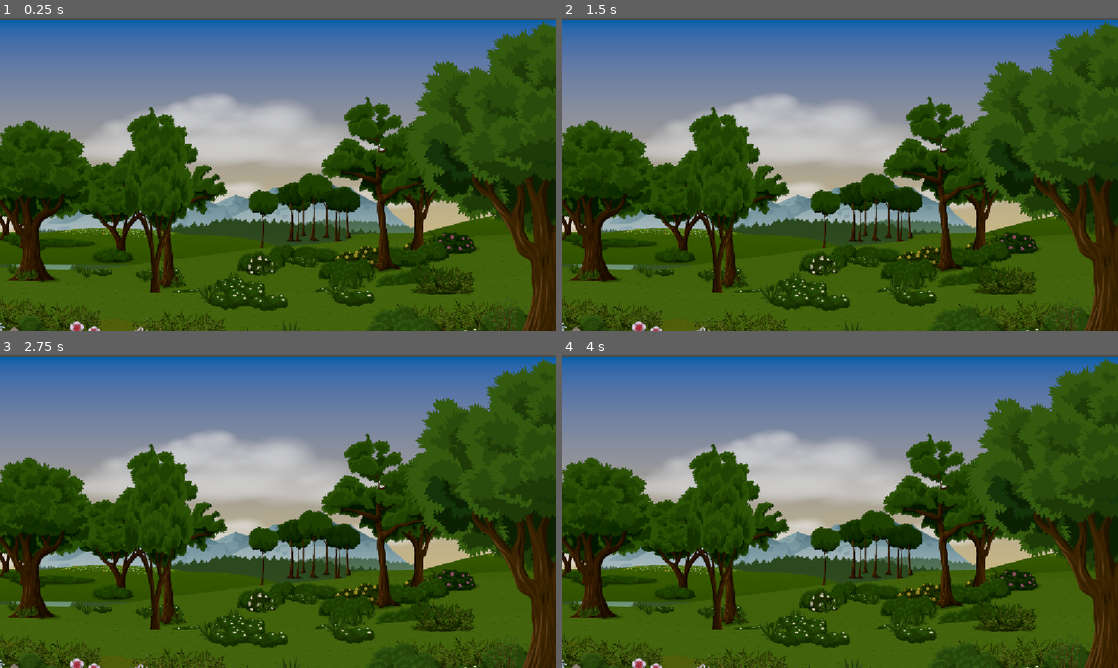
Above: before the commit, frames 1-4 (two rows, left to right).
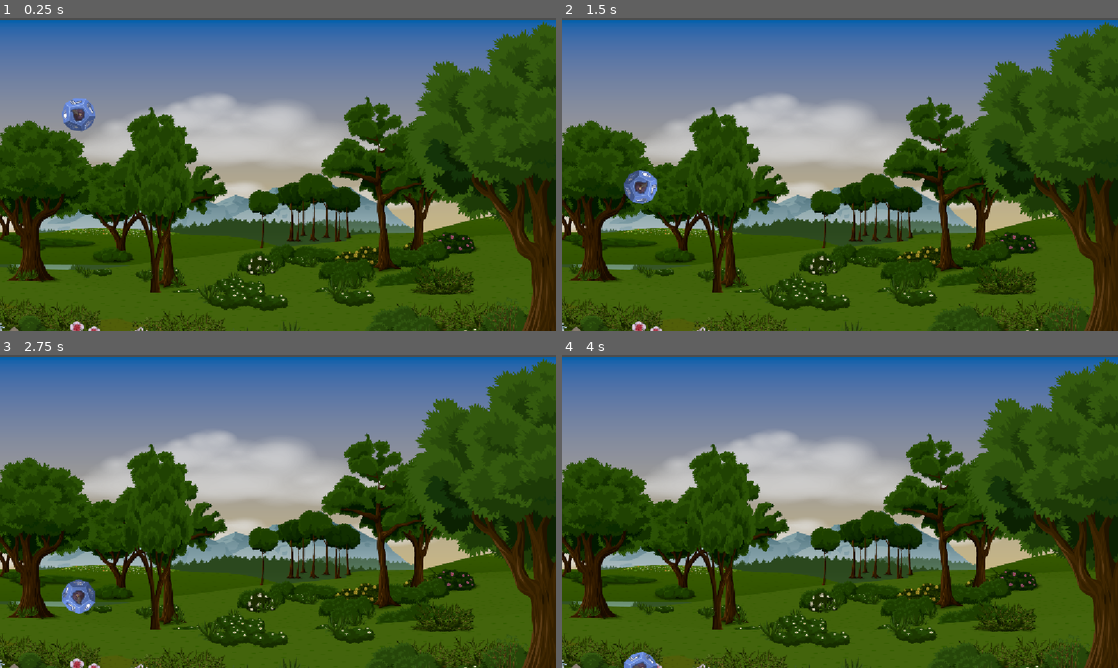
Above: after the commit, the same moments.

Repository: Havolt/jumpstart-godot
Game: Godot game, scene res://Scenes/Game/Game.tscn
Same seed, same stepped clock (60 frames per second), same inputs: the game is played once before the commit and once after it. Before the commit the project starts from res://scenes/game.tscn.
Inputs:
- Up to frame 1 (0.25 s): no input
- Up to frame 2 (1.5 s): no input
- Up to frame 3 (2.75 s): no input
- Up to frame 4 (4 s): no input

The runs differ from the first frame. In frame 1, 0.5% of the frame differs, in the area x 11-18%, y 25-37%; in frame 2, 0.5%; in frame 3, 0.5%, in the area x 11-18%, y 71-83%; in frame 4, 0.2%.

Commit message:
Setup Dice to fall and rotate

Diff:
--- /dev/null
+++ b/DiceCatcher/Resources/DiceCollisionShape.tres
@@ -0,0 +1,4 @@
+[gd_resource type="CircleShape2D" format=3 uid="uid://86u3efo24jxw"]
+
+[resource]
+radius = 40.0
--- /dev/null
+++ b/DiceCatcher/Scenes/Dice/Dice.gd
@@ -0,0 +1,17 @@
+extends Area2D
+
+const SPEED = 2.0
+const ROTATION_SPEED = 5.0
+var ROTATION_DIRECTION = 1 if randi() % 2 else -1
+
+# Called when the node enters the scene tree for the first time.
+func _ready() -> void:
+	pass # Replace with function body.
+
+
+# Called every frame. 'delta' is the elapsed time since the previous frame.
+func _process(delta: float) -> void:
+	position.y += SPEED
+	rotate(ROTATION_SPEED * ROTATION_DIRECTION)
+	print(ROTATION_DIRECTION)
+	pass
--- /dev/null
+++ b/DiceCatcher/Scenes/Dice/Dice.tscn
@@ -0,0 +1,14 @@
+[gd_scene format=3 uid="uid://c6wsbyjga68up"]
+
+[ext_resource type="Script" uid="uid://cs55sk0d0l4gg" path="res://Scenes/Dice/Dice.gd" id="1_53oi2"]
+[ext_resource type="Texture2D" uid="uid://dwfi65sfhbmnm" path="res://Assets/Dice.png" id="1_ce6im"]
+[ext_resource type="Shape2D" uid="uid://86u3efo24jxw" path="res://Resources/DiceCollisionShape.tres" id="2_xcdw2"]
+
+[node name="Dice" type="Area2D" unique_id=196939403]
+script = ExtResource("1_53oi2")
+
+[node name="Sprite2D" type="Sprite2D" parent="." unique_id=2088975566]
+texture = ExtResource("1_ce6im")
+
+[node name="CollisionShape2D" type="CollisionShape2D" parent="." unique_id=1918451175]
+shape = ExtResource("2_xcdw2")
--- /dev/null
+++ b/DiceCatcher/Scenes/Game/Game.gd
@@ -0,0 +1,10 @@
+extends Node2D
+
+# Called when the node enters the scene tree for the first time.
+func _ready() -> void:
+	pass # Replace with function body.
+
+
+# Called every frame. 'delta' is the elapsed time since the previous frame.
+func _process(delta: float) -> void:
+	pass
--- /dev/null
+++ b/DiceCatcher/Scenes/Game/Game.tscn
@@ -0,0 +1,16 @@
+[gd_scene format=3 uid="uid://bhytlmcyhr7lk"]
+
+[ext_resource type="Texture2D" uid="uid://djjponsttwqfs" path="res://Assets/GemBg.png" id="1_2k76m"]
+[ext_resource type="Script" uid="uid://dd37yws3ngm1v" path="res://Scenes/Game/Game.gd" id="1_xbxml"]
+[ext_resource type="PackedScene" uid="uid://c6wsbyjga68up" path="res://Scenes/Dice/Dice.tscn" id="2_tt4u6"]
+
+[node name="Game" type="Node2D" unique_id=724678715]
+script = ExtResource("1_xbxml")
+
+[node name="GemBg" type="Sprite2D" parent="." unique_id=1267631920]
+position = Vector2(671, 382)
+scale = Vector2(0.7, 0.7)
+texture = ExtResource("1_2k76m")
+
+[node name="Dice" parent="." unique_id=196939403 instance=ExtResource("2_tt4u6")]
+position = Vector2(163, 170)
--- a/DiceCatcher/project.godot
+++ b/DiceCatcher/project.godot
@@ -11,7 +11,7 @@
 [application]
 
 config/name="DiceCatcher"
-run/main_scene="res://scenes/game.tscn"
+run/main_scene="res://Scenes/Game/Game.tscn"
 config/features=PackedStringArray("4.6", "Mobile")
 config/icon="res://icon.svg"
 
--- a/DiceCatcher/scenes/game.tscn
+++ /dev/null
@@ -1,10 +0,0 @@
-[gd_scene format=3 uid="uid://bhytlmcyhr7lk"]
-
-[ext_resource type="Texture2D" uid="uid://djjponsttwqfs" path="res://Assets/GemBg.png" id="1_uwrxv"]
-
-[node name="Game" type="Node2D" unique_id=724678715]
-
-[node name="GemBg" type="Sprite2D" parent="." unique_id=1267631920]
-position = Vector2(671, 382)
-scale = Vector2(0.7, 0.7)
-texture = ExtResource("1_uwrxv")
Not shown, added: DiceCatcher/Scenes/Dice/Dice.gd.uid
Not shown, added: DiceCatcher/Scenes/Game/Game.gd.uid
Not shown, added: DiceCatcher/Scenes/Dice/Dice.tscn3101484167.tmp
Not shown, added: DiceCatcher/Scenes/Dice/Dice.tscn3105584712.tmp
Not shown, added: DiceCatcher/Scenes/Dice/Dice.tscn3169120502.tmp
